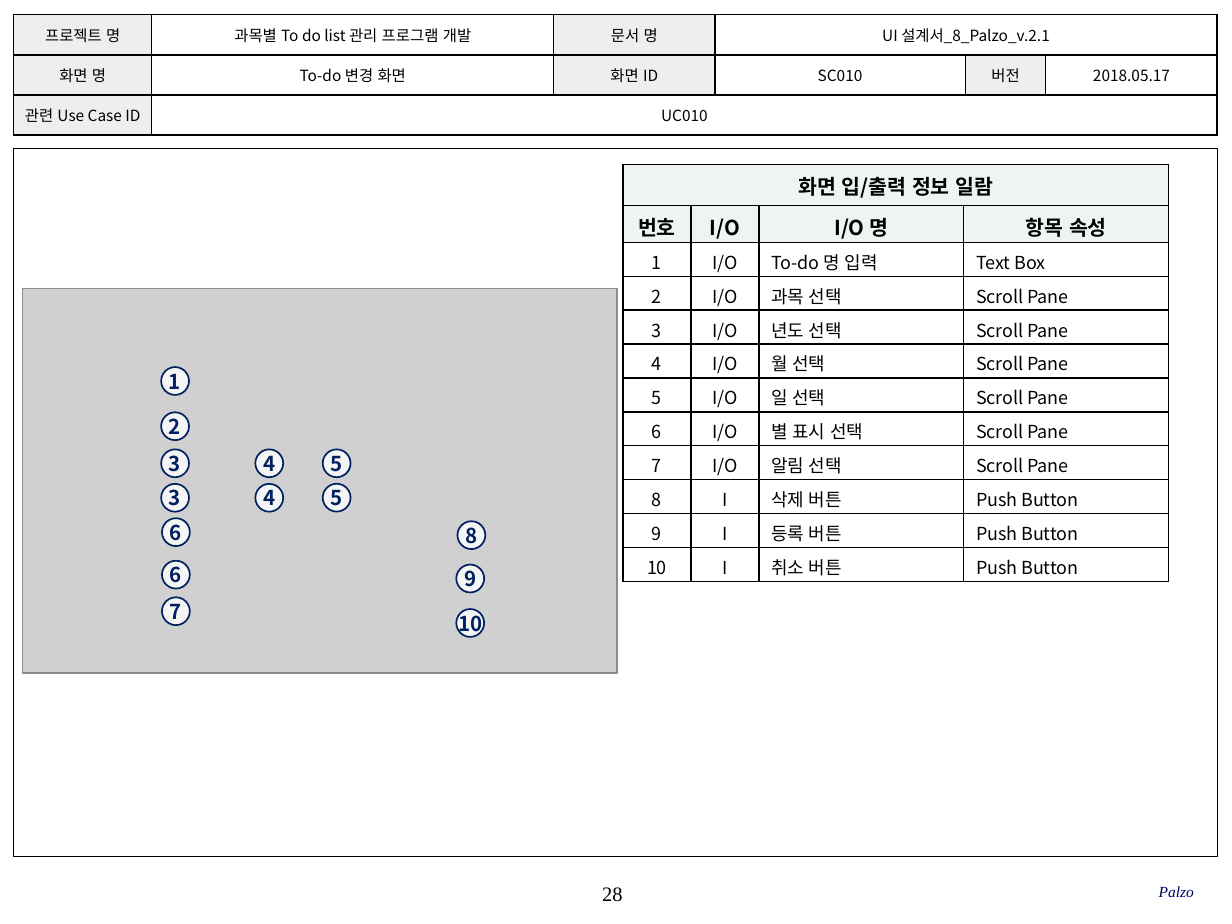
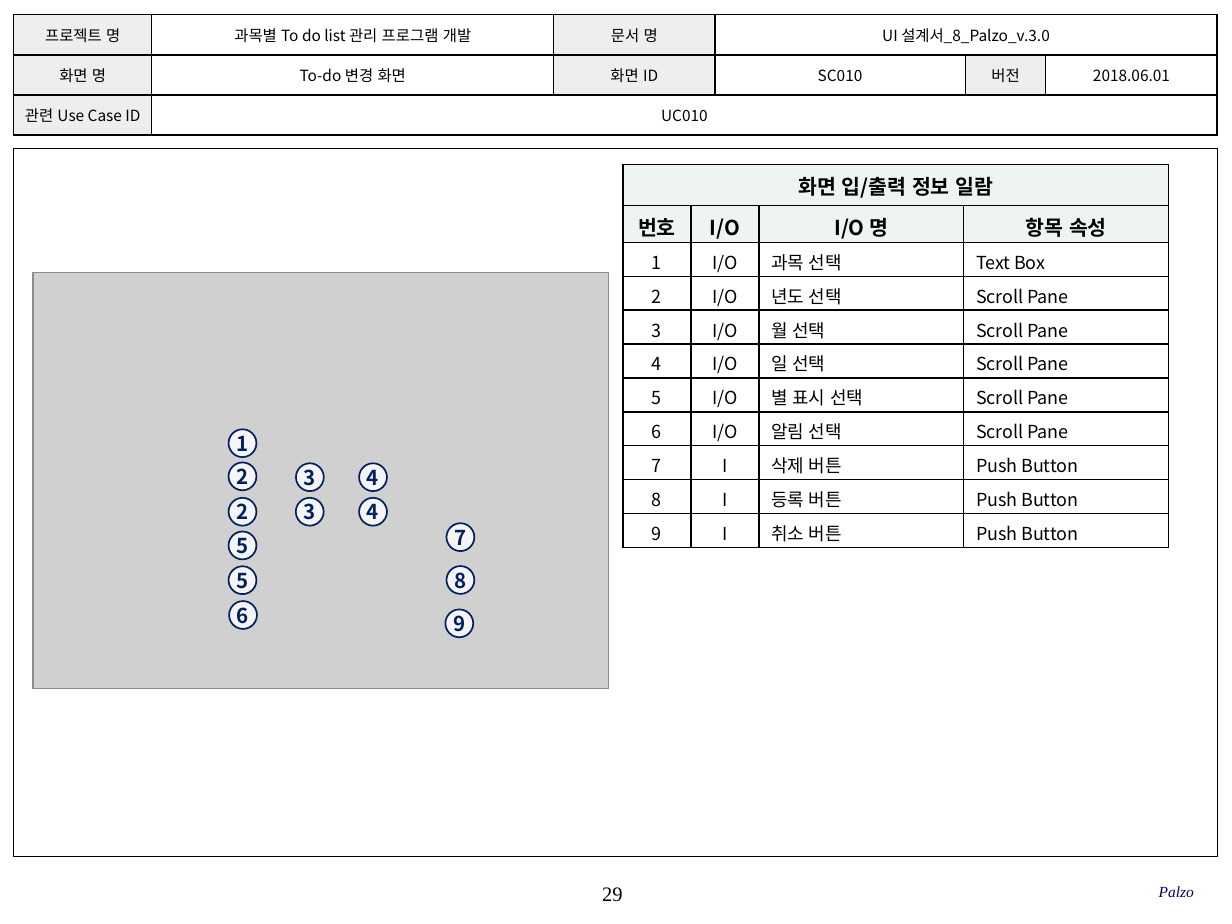
Before and after one commit to SMU-SE-Admin/18-1_8_PALZO_Doc, a slide deck: slide 29 of 03 설계/UI 설계서_8_Palzo.pptx (slide 28 before the commit). Drawn at 1232x924 pixels with LibreOffice and Linux fonts; fonts in the diff are those of the drawing; grey boxes stand for pictures; background and template pictures are left out. Boxes give left, top, right and bottom in pixels: in the first picture for what was removed or moved away, otherwise in the second. Text is boxed around its words. In the diff, an @@ line names an element or a change of style, - is before the commit and + after.

Commit message:
#1102 UI설계서 작성
화면 UI 수정, 일부 변경 (최종본)

```diff
--- a/03 설계/UI 설계서_8_Palzo.pptx
+++ b/03 설계/UI 설계서_8_Palzo.pptx
@@ table at [14,15,1216,136] @@
-row 1, column 4: UI 설계서_8_Palzo_v.2.1
+row 1, column 4: UI 설계서_8_Palzo_v.3.0
-row 2, column 6: 2018.05.17
+row 2, column 6: 2018.06.01
@@ table at [623,165,1168,547] @@
-row 3: 1 | I/O | To-do 명 입력 | Text Box
-row 4: 2 | I/O | 과목 선택 | Scroll Pane
-row 5: 3 | I/O | 년도 선택 | Scroll Pane
-row 6: 4 | I/O | 월 선택 | Scroll Pane
-row 7: 5 | I/O | 일 선택 | Scroll Pane
-row 8: 6 | I/O | 별 표시 선택 | Scroll Pane
-row 9: 7 | I/O | 알림 선택 | Scroll Pane
-row 10: 8 | I | 삭제 버튼 | Push Button
-row 11: 9 | I | 등록 버튼 | Push Button
-row 12: 10 | I | 취소 버튼 | Push Button
+row 3: 1 | I/O | 과목 선택 | Text Box
+row 4: 2 | I/O | 년도 선택 | Scroll Pane
+row 5: 3 | I/O | 월 선택 | Scroll Pane
+row 6: 4 | I/O | 일 선택 | Scroll Pane
+row 7: 5 | I/O | 별 표시 선택 | Scroll Pane
+row 8: 6 | I/O | 알림 선택 | Scroll Pane
+row 9: 7 | I | 삭제 버튼 | Push Button
+row 10: 8 | I | 등록 버튼 | Push Button
+row 11: 9 | I | 취소 버튼 | Push Button
@@ picture: place and size @@
-picture at [22,288,617,673]
+picture at [33,272,609,689]
@@ ellipse "1": place and size @@
-ellipse "1" at [161,367,190,395]
+ellipse "1" at [228,429,256,457]
@@ ellipse "2": place and size @@
-ellipse "2" at [161,413,190,441]
+ellipse "2" at [228,462,256,490]
@@ ellipse "3": place and size @@
-ellipse "3" at [161,450,190,478]
+ellipse "3" at [296,463,324,492]
@@ ellipse "4": place and size @@
-ellipse "4" at [255,484,283,513]
+ellipse "4" at [359,463,387,492]
@@ ellipse added at [228,498,256,526], fill #FFFFFF at 80% opacity, outline #002060 1 pt, 12 pt, text #002060, bold @@
+2
@@ ellipse "3": place and size @@
-ellipse "3" at [161,484,190,513]
+ellipse "3" at [296,498,324,526]
@@ ellipse "4": place and size @@
-ellipse "4" at [255,450,283,478]
+ellipse "4" at [359,498,387,526]
@@ ellipse removed at [161,519,190,547] @@
-6
@@ ellipse "5": place and size @@
-ellipse "5" at [323,450,351,478]
+ellipse "5" at [228,531,256,559]
@@ ellipse "7": place and size @@
-ellipse "7" at [161,598,190,626]
+ellipse "7" at [446,524,474,552]
@@ ellipse "5": place and size @@
-ellipse "5" at [323,484,351,513]
+ellipse "5" at [228,567,256,595]
@@ ellipse "8": place and size @@
-ellipse "8" at [457,521,485,549]
+ellipse "8" at [446,565,474,594]
@@ ellipse "6": place and size @@
-ellipse "6" at [161,561,190,589]
+ellipse "6" at [229,601,257,630]
@@ ellipse "9": place and size @@
-ellipse "9" at [456,564,484,593]
+ellipse "9" at [445,610,473,638]
@@ ellipse removed at [456,609,484,637] @@
-10
@@ page number at [602,887,622,902]: text changed @@
-28
+29
```
Also in this commit, not shown: 36 other slides changed, 1 slide added, 4 slides removed.
